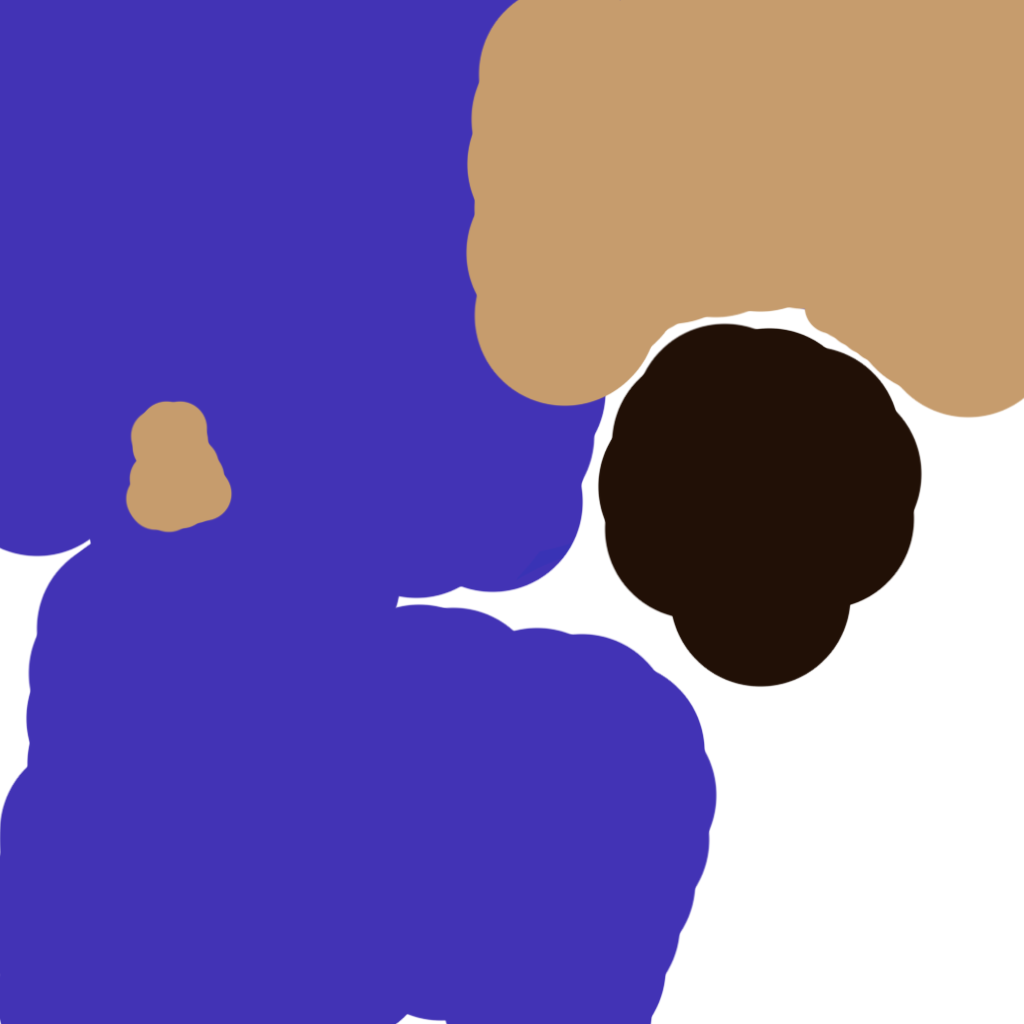
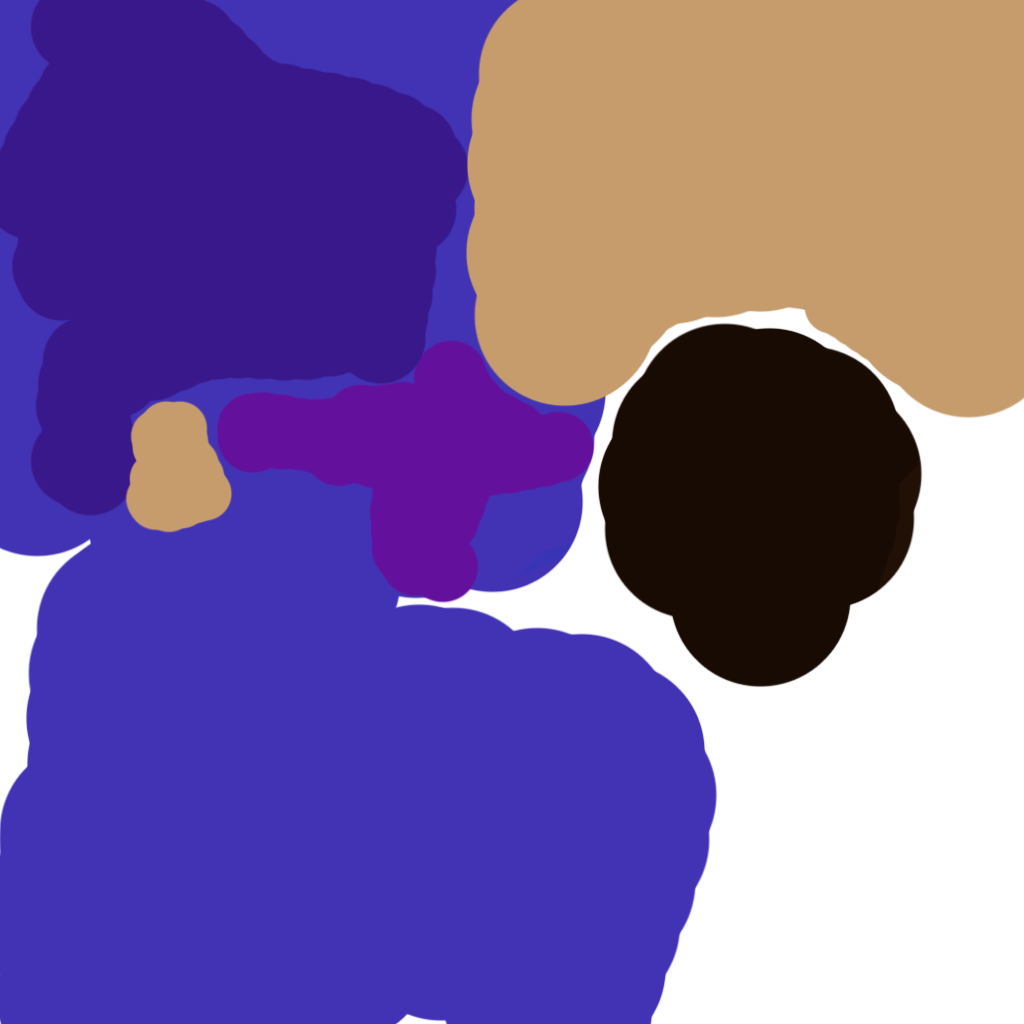
Revision of a layered 1024×1024 image; what changed, layer by layer:
added layer "Layer 6" above "Layer 4" over [0, 0, 470, 517]
added layer "Layer 4" above "Layer 2" over [216, 339, 595, 604]
painted on "Layer 1" over [598, 323, 921, 687]
